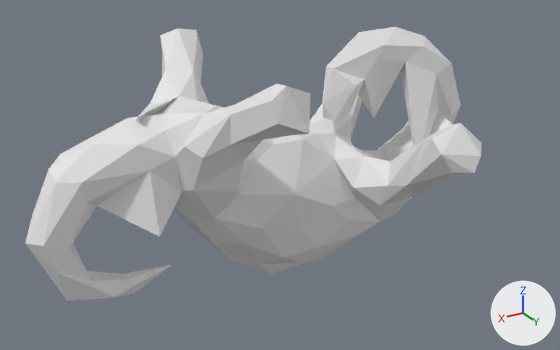
Before and after pictures for a commit that changed the OBJ model mesh_cnn/datasets/random_pertubations/T557.obj.
Before and after are seen from a 50 mm lens placed at (1.311, 2.124, 0.995), pointed at (0.071, 0.056, -0.038). The lights are fixed; the arrows at lower right show +X, +Y and +Z. Where no turn or scale is listed for an object, it has been applied to the vertices.

Names of what the first picture shows: 'T557'.
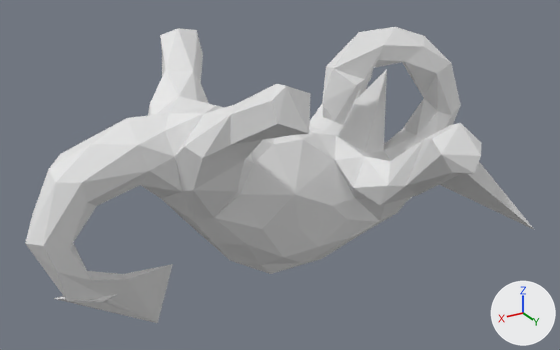
Boxes (x1, y1, x2, y2) around the edits, measured in the pictures (560 x 350 px; the box of a moved part takes in the faces that stretch with it):
'T557', reshaped (11% wider, 8% taller)
    before: (25, 27, 481, 302)
    after: (25, 27, 533, 323)
part 1 of me_t557, moved or reshaped
    before: (309, 60, 453, 161)
    after: (309, 60, 533, 229)
part 2 of me_t557, moved or reshaped
    before: (57, 265, 171, 302)
    after: (54, 264, 173, 323)
part 3 of me_t557, moved or reshaped
    before: (98, 171, 182, 237)
    after: (99, 171, 182, 205)
part 4 of me_t557, moved or reshaped
    before: (136, 96, 179, 123)
    after: (148, 96, 179, 116)

The change in detail:
me_t557 has 252 vertices, 500 faces and spans x -0.72..0.91, y -0.48..0.59, z -0.45..0.4.
me_t557 is used by ob_t557; location (0.0, 0.0, 0.0).
Part 1, on me_t557:
Vertex 153 of me_t557 moves from (-0.27, 0.34, 0.1) at pixel (417, 144) to (-0.57, 0.61, -0.17) at pixel (534, 229).
Vertex 157 of me_t557 moves from (-0.36, 0.0, 0.07) at pixel (374, 118) to (-0.34, -0.02, 0.25).
Vertex 170 of me_t557 moves from (-0.29, -0.17, 0.04) to (-0.38, -0.16, 0.02).
Vertex 198 of me_t557 moves from (-0.32, -0.08, -0.07) to (-0.51, -0.12, 0.2) at pixel (386, 69).
Vertex 225 of me_t557 moves from (-0.41, 0.19, -0.06) to (-0.58, 0.01, 0.11) at pixel (423, 98).
Vertex 230 of me_t557 moves from (-0.58, 0.24, 0.05) to (-0.54, 0.04, -0.02) at pixel (416, 135).
Part 2, on me_t557:
Vertex 33 of me_t557 moves from (0.67, 0.03, -0.34) at pixel (115, 297) to (0.49, -0.09, -0.57) at pixel (157, 323).
Vertex 66 of me_t557 moves from (0.59, 0.0, -0.37) at pixel (135, 293) to (0.82, -0.13, -0.38) at pixel (53, 298).
Part 3, on me_t557:
Vertex 36 of me_t557 moves from (0.55, 0.15, -0.1) at pixel (160, 236) to (0.56, 0.05, 0.03) at pixel (140, 185).
Part 4, on me_t557:
Vertex 38 of me_t557 moves from (0.54, 0.02, 0.24) at pixel (137, 116) to (0.45, -0.11, 0.14).
